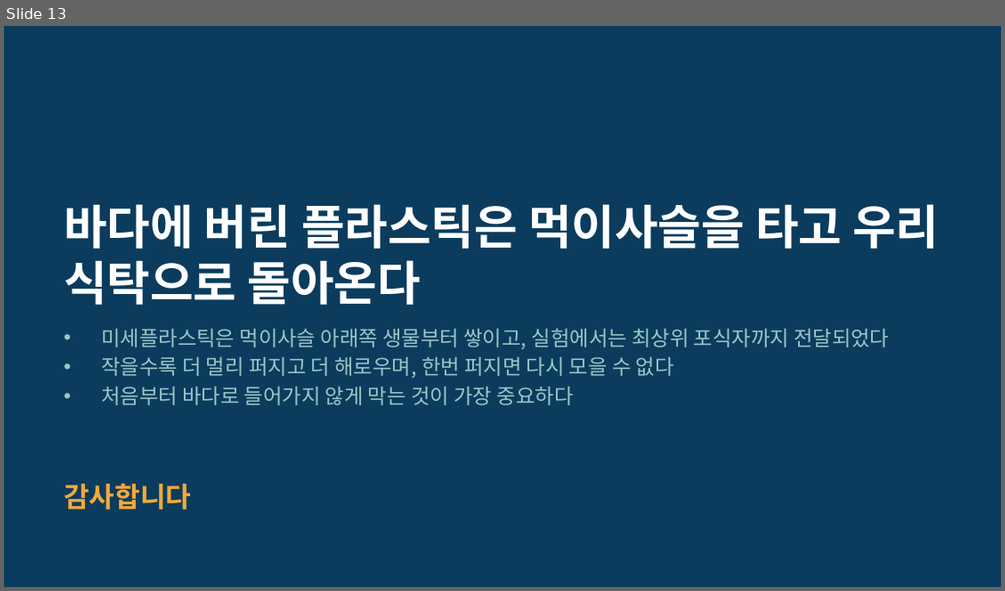
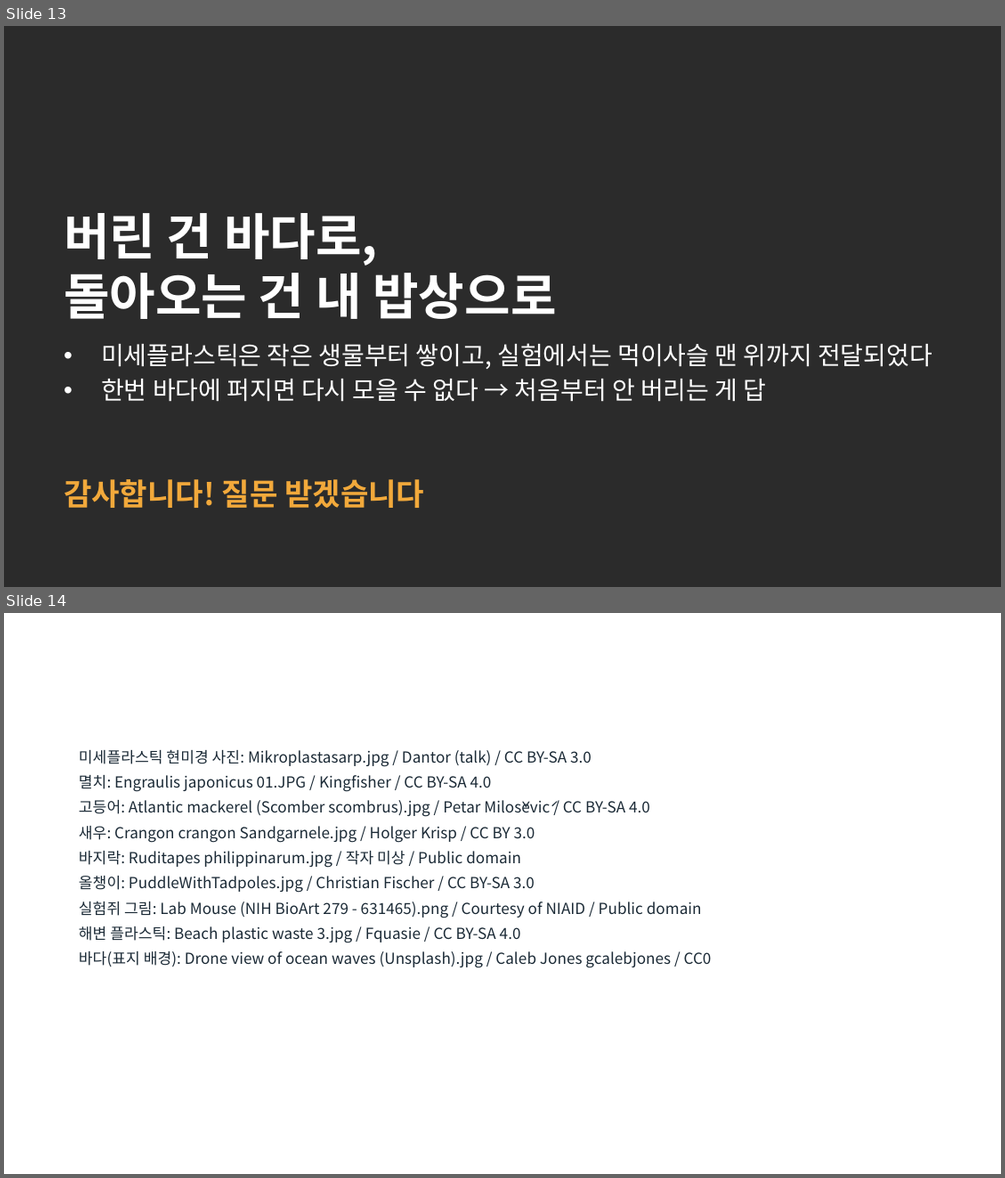
Before and after one commit to packsunjin/Graph, a slide deck: reports/미세플라스틱_발표_10605_박선진.pptx. Shown one above the other, each under a label of ours: slide 13 before the commit, slides 13 and 14 after it. The pictures are 1005x591 and 1005x1178 pixels, drawn with LibreOffice and Linux fonts; fonts in the diff are those of the drawing; background and template pictures are left out; a plain dark background stands for a picture behind light text. Boxes give left, top, right and bottom in pixels: in the first picture for what was removed or moved away, otherwise in the second. Text is boxed around its words. In the diff, an @@ line names an element or a change of style, - is before the commit and + after.

```diff
--- a/reports/미세플라스틱_발표_10605_박선진.pptx
+++ b/reports/미세플라스틱_발표_10605_박선진.pptx
@@ slide 14 added at [4, 613, 1001, 1174], background picture (left out) @@
@@ title added at [54, 638, 951, 713], 28 pt, text #FFFFFF, bold @@
+사진 출처 (Wikimedia Commons)
@@ text added at [79, 750, 712, 968], 11 pt, text #1B2A36 @@
+미세플라스틱 현미경 사진: Mikroplastasarp.jpg / Dantor (talk) / CC BY-SA 3.0
+멸치: Engraulis japonicus 01.JPG / Kingfisher / CC BY-SA 4.0
+고등어: Atlantic mackerel (Scomber scombrus).jpg / Petar Milošević / CC BY-SA 4.0
+새우: Crangon crangon Sandgarnele.jpg / Holger Krisp / CC BY 3.0
+바지락: Ruditapes philippinarum.jpg / 작자 미상 / Public domain
+올챙이: PuddleWithTadpoles.jpg / Christian Fischer / CC BY-SA 3.0
+실험쥐 그림: Lab Mouse (NIH BioArt 279 - 631465).png / Courtesy of NIAID / Public domain
+해변 플라스틱: Beach plastic waste 3.jpg / Fquasie / CC BY-SA 4.0
+바다(표지 배경): Drone view of ocean waves (Unsplash).jpg / Caleb Jones gcalebjones / CC0
@@ page number added at [911, 1134, 961, 1163], 10 pt, text #FFFFFF @@
+14
@@ slide 13 changed as well @@
@@ background #0B3C5D to picture (left out) @@
@@ title at [64, 213, 556, 319]: text changed; size 34 to 36 pt @@
-바다에 버린 플라스틱은 먹이사슬을 타고 우리 식탁으로 돌아온다
+버린 건 바다로,
+돌아오는 건 내 밥상으로
@@ text at [101, 343, 932, 402]: text changed; size 15 to 18 pt; text colour #9CC5C9 to #FFFFFF @@
-• 미세플라스틱은 먹이사슬 아래쪽 생물부터 쌓이고, 실험에서는 최상위 포식자까지 전달되었다
-• 작을수록 더 멀리 퍼지고 더 해로우며, 한번 퍼지면 다시 모을 수 없다
-• 처음부터 바다로 들어가지 않게 막는 것이 가장 중요하다
+• 미세플라스틱은 작은 생물부터 쌓이고, 실험에서는 먹이사슬 맨 위까지 전달되었다
+• 한번 바다에 퍼지면 다시 모을 수 없다 → 처음부터 안 버리는 게 답
@@ text at [64, 479, 424, 507]: text changed; size 20 to 22 pt @@
-감사합니다
+감사합니다! 질문 받겠습니다
```
Also in this commit, not shown: 9 other slides changed, 3 other slides added, 3 slides removed, 1 other file.
